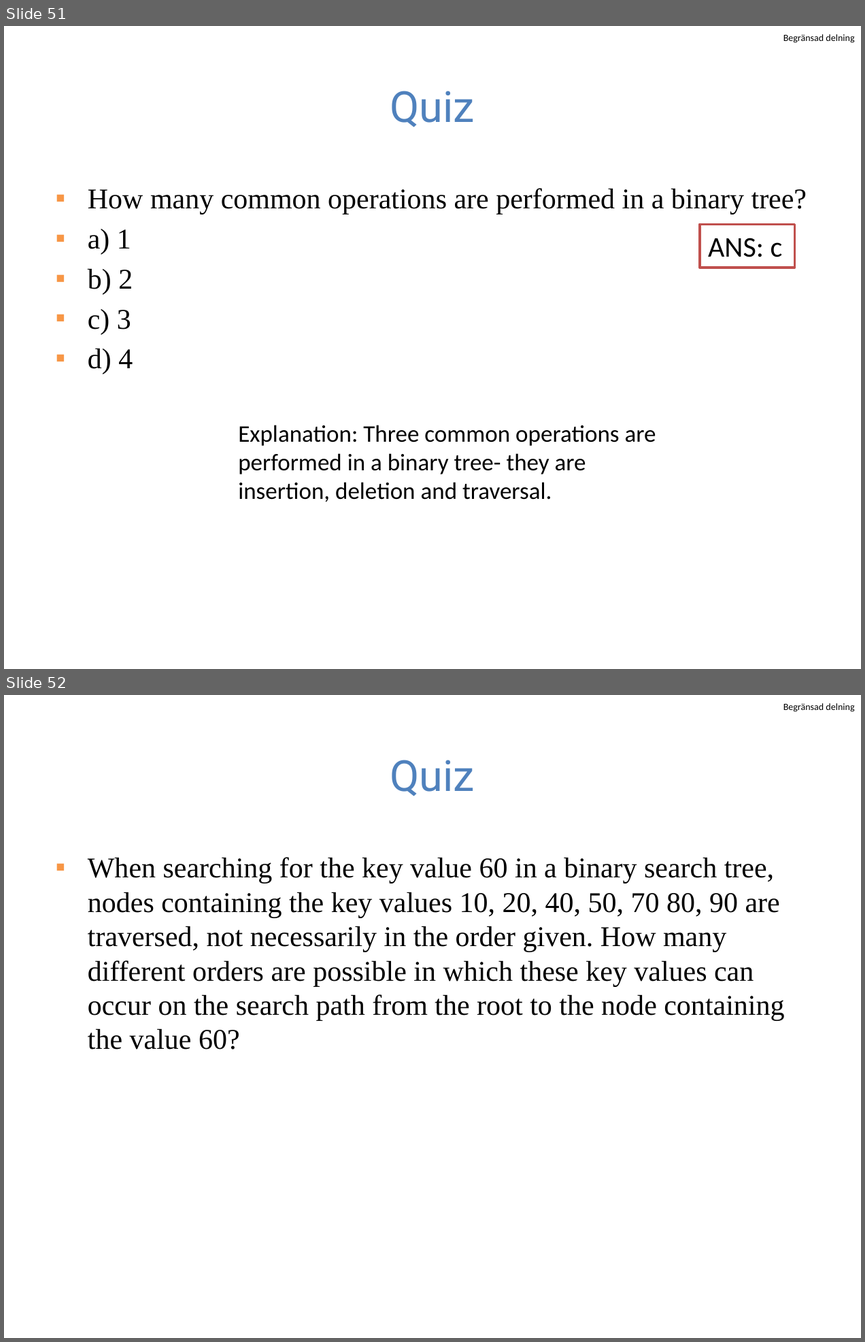
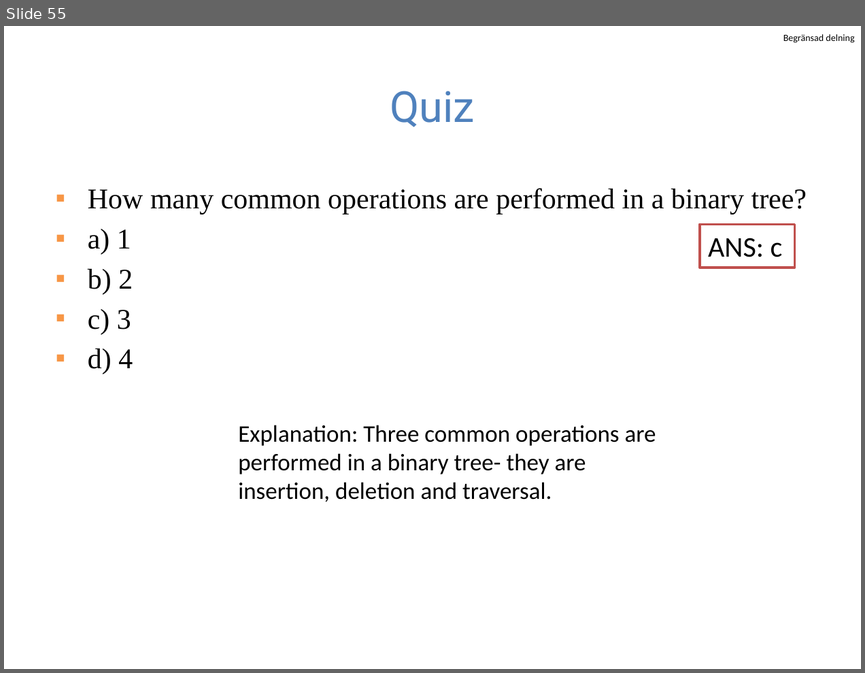
Before and after one commit to guhofstra/CSC111Fa25, a slide deck: PPTs/Lecture 8-binary search tree and trie.pptx. Shown one above the other, each under a label of ours: slides 51 and 52 before the commit, slide 55 after it. The pictures are 865x1342 and 865x673 pixels, drawn with LibreOffice and Linux fonts; fonts in the diff are those of the drawing. Boxes give left, top, right and bottom in pixels: in the first picture for what was removed or moved away, otherwise in the second. Text is boxed around its words. In the diff, an @@ line names an element or a change of style, - is before the commit and + after.

```diff
--- a/PPTs/Lecture 8-binary search tree and trie.pptx
+++ b/PPTs/Lecture 8-binary search tree and trie.pptx
@@ slide 52 removed at (4, 695, 861, 1338), background #FFFFFF; not listed: 1 template element that a slide beside it also shows @@
@@ title removed at (390, 760, 475, 796) @@
-Quiz
@@ text removed at (88, 857, 784, 1049) @@
-▪ When searching for the key value 60 in a binary search tree, nodes containing the key values 10, 20, 40, 50, 70 80, 90 are traversed, not necessarily in the order given. How many different orders are possible in which these key values can occur on the search path from the root to the node containing the value 60?
@@ what was slide 51 is now slide 55 @@
```
Also in this commit, not shown: 3 slides changed, 4 slides added, 7 other files.
